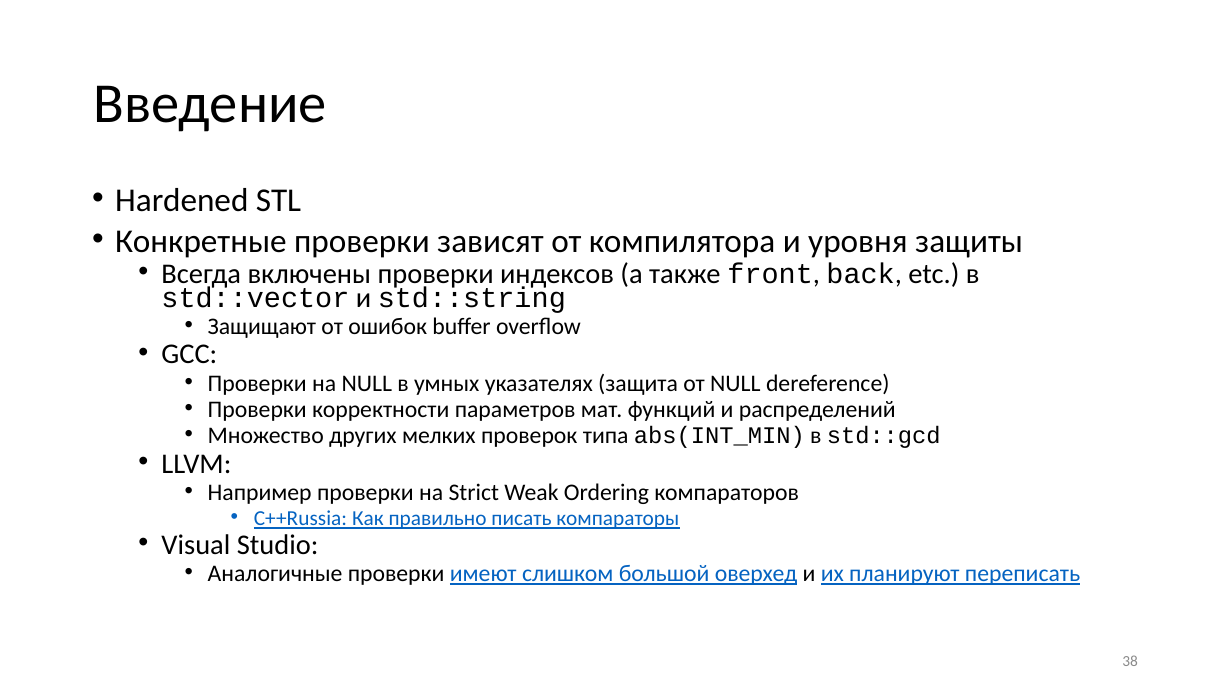
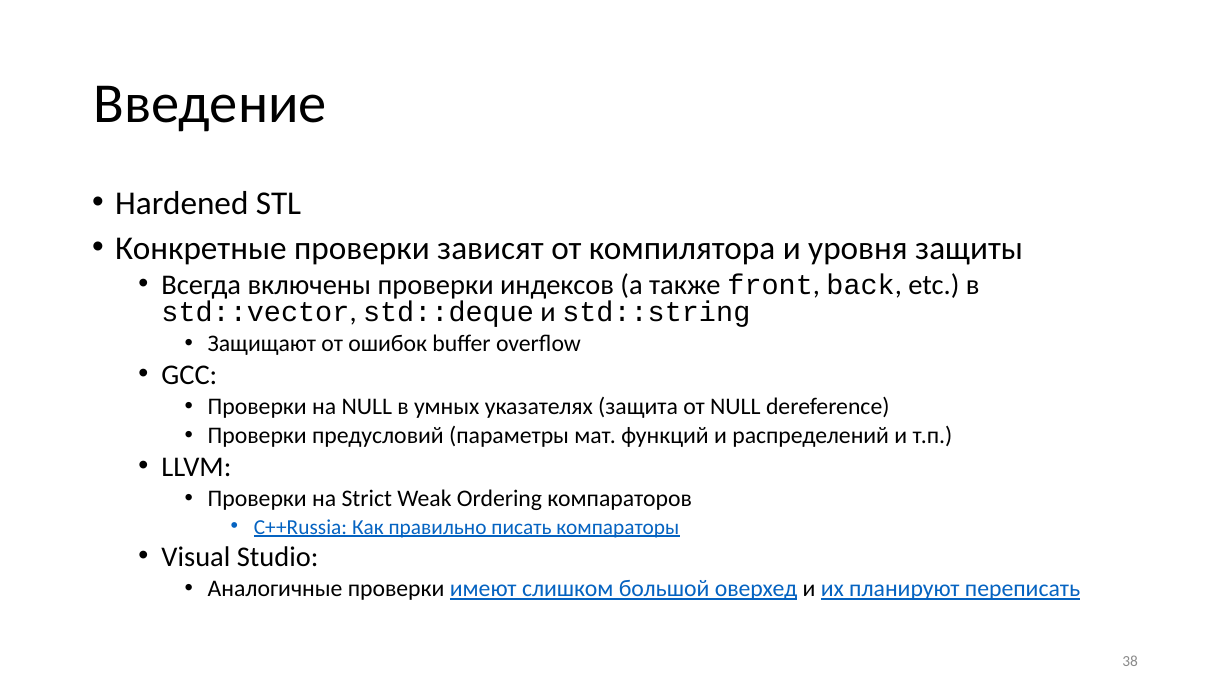
Before and after one commit to yugr/slides, a slide deck: slide 38 of CppZeroCost/2025/RU.pptx. Drawn at 1232x693 pixels with LibreOffice and Linux fonts; fonts in the diff are those of the drawing. Boxes give left, top, right and bottom in pixels: in the first picture for what was removed or moved away, otherwise in the second. Text is boxed around its words. In the diff, an @@ line names an element or a change of style, - is before the commit and + after.

```diff
--- a/CppZeroCost/2025/RU.pptx
+++ b/CppZeroCost/2025/RU.pptx
@@ text at box(115, 191, 1080, 600): line spacing 0.7 to 0.8 @@
@@ text at box(161, 273, 980, 327): text changed @@
-  • Всегда включены проверки индексов (а также front, back, etc.) в std::vector и std::string
+  • Всегда включены проверки индексов (а также front, back, etc.) в std::vector, std::deque и std::string
@@ text at box(208, 426, 953, 447): text changed @@
-    • Проверки корректности параметров мат. функций и распределений
-    • Множество других мелких проверок типа abs(INT_MIN) в std::gcd
+    • Проверки предусловий (параметры мат. функций и распределений и т.п.)
@@ text at box(208, 489, 691, 510): text changed @@
-    • Например проверки на Strict Weak Ordering компараторов
+    • Проверки на Strict Weak Ordering компараторов
```
Also in this commit, not shown: 2 other slides changed, 1 slide added, 3 other files.
